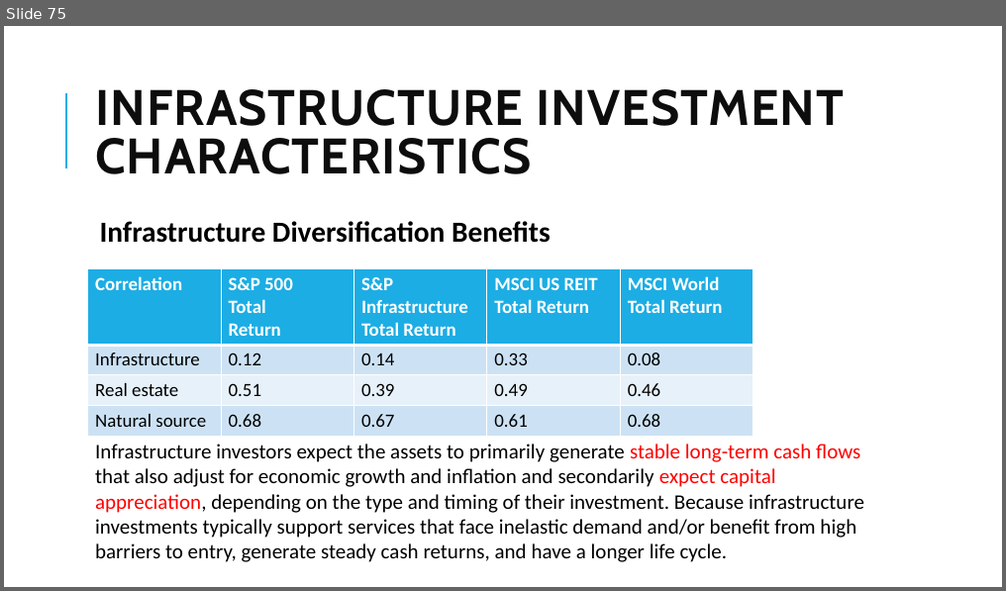
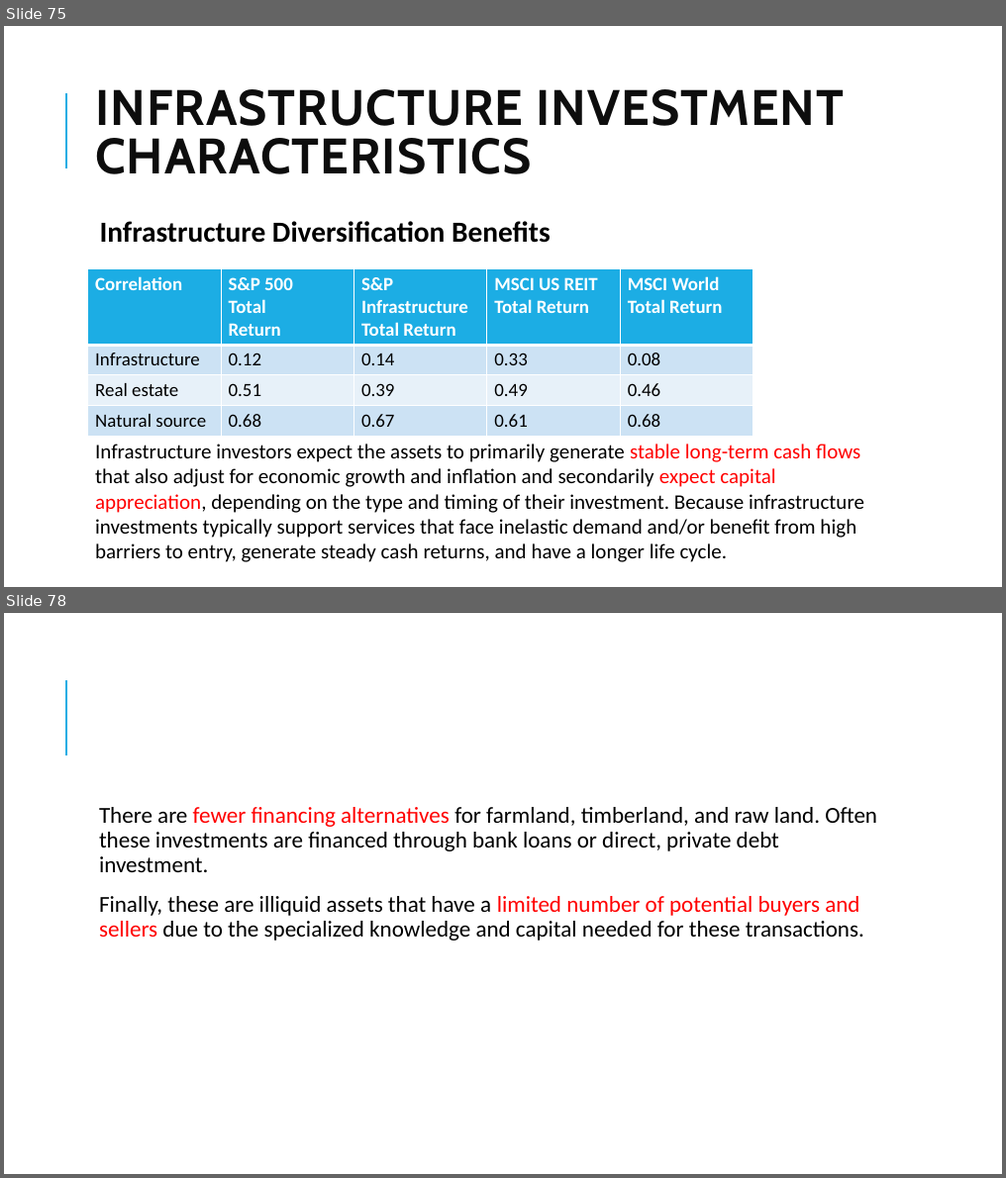
Before and after one commit to Isco0530/data, a slide deck: 2024Alternative.pptx. Shown one above the other, each under a label of ours: slide 75 before the commit, slides 75 and 78 after it; the slides between them are not shown. The pictures are 1006x591 and 1006x1178 pixels, drawn with LibreOffice and Linux fonts; fonts in the diff are those of the drawing. Boxes give left, top, right and bottom in pixels: in the first picture for what was removed or moved away, otherwise in the second. Text is boxed around its words. In the diff, an @@ line names an element or a change of style, - is before the commit and + after.

```diff
--- a/2024Alternative.pptx
+++ b/2024Alternative.pptx
@@ slide 78 added at bbox=[4, 613, 1002, 1174], background #FFFFFF; not listed: 1 template element that a slide beside it also shows @@
@@ text added at bbox=[99, 807, 877, 941], 22 pt, text #000000 @@
+  There are fewer financing alternatives for farmland, timberland, and raw land. Often these investments are financed through bank loans or direct, private debt investment.
+  Finally, these are illiquid assets that have a limited number of potential buyers and sellers due to the specialized knowledge and capital needed for these transactions.
```
Also in this commit, not shown: 1 slide changed, 3 other slides added.
